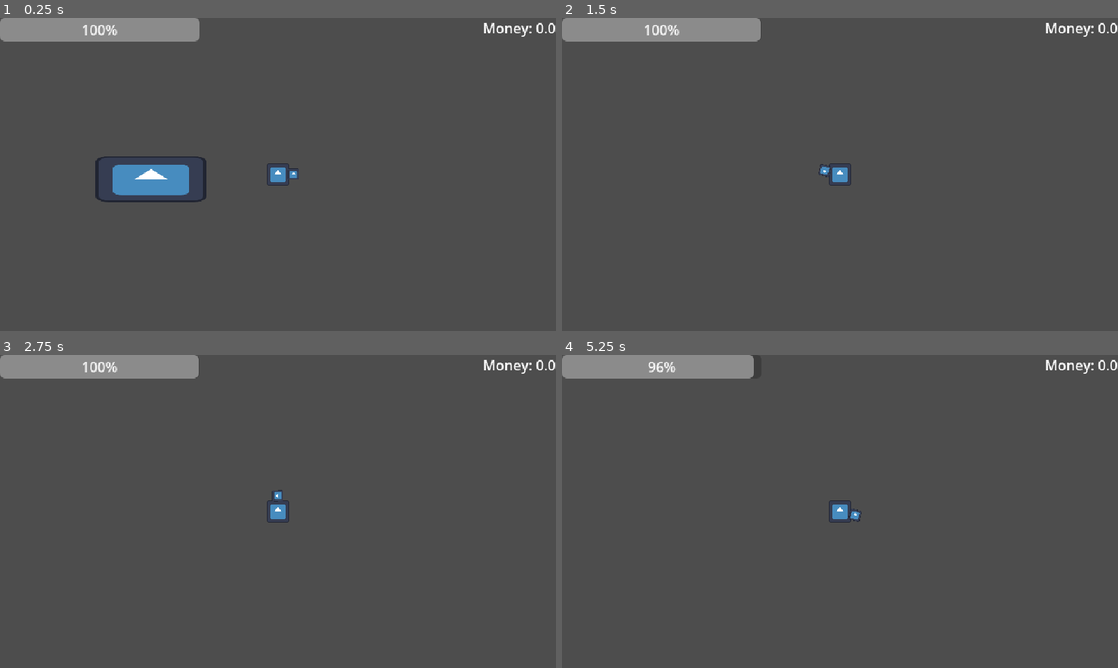
Above: before the commit, frames 1-4 (two rows, left to right).
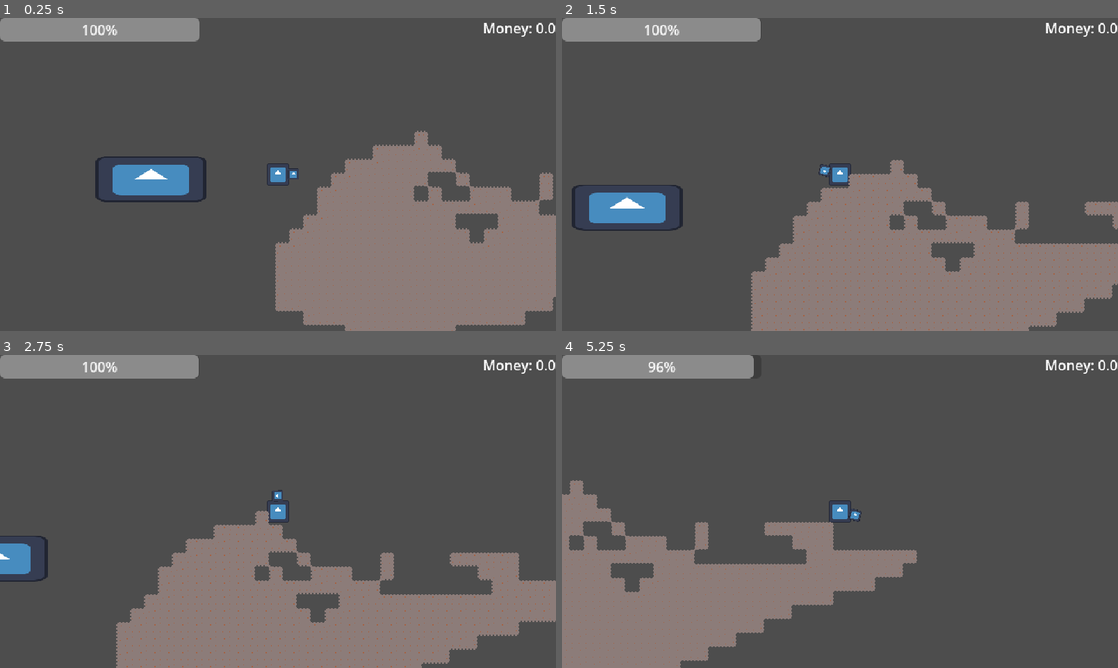
Above: after the commit, the same moments.

Repository: ahcinNejc/gwj-99
Game: Godot game, scene res://Testing/TestLevelWithBlock.tscn
Two runs of this game, one before a commit and one after it. Both use one fixed random seed, a clock stepped at 60 frames per second and the inputs below. Before the commit the project starts from res://Testing/TestLevel.tscn. The engine's default icon, where the game draws it, is replaced by a stand-in: a white triangle on a blue panel in a dark square.
Inputs (mouse positions are in pixels of both pictures, inside the frame that each line leads up to):
- Up to frame 1 (0.25 s): no input
- Up to frame 2 (1.5 s): move the mouse to (962, 158) at 0.52 s; hold D (move_right) from 0.53 s (still down); right-click (962, 158) at 0.6 s; tap Space (jump) at 0.77 s; move the mouse to (728, 190) at 1.27 s; click (728, 190) at 1.35 s
- Up to frame 3 (2.75 s): tap Space (jump) at 1.52 s; move the mouse to (333, 442) at 2.02 s; release D (move_right) at 2.03 s; hold A (move_left) from 2.03 s (still down); tap E (interact) at 2.1 s
- Up to frame 4 (5.25 s): tap Enter at 2.75 s; move the mouse to (812, 574) at 2.77 s; release A (move_left) at 2.78 s; hold D (move_right) 2.78-4.28 s; right-click (812, 574) at 2.85 s; tap Space (jump) at 3.02, 3.77, 4.52 s; move the mouse to (1006, 558) at 3.52 s; press the mouse at (1006, 558) at 3.53 s; move the mouse to (673, 464) at 4.27 s; release the mouse at (673, 464) at 4.28 s; hold A (move_left) 4.28-5.03 s; tap E (interact) at 4.35 s; move the mouse to (867, 511) at 5.02 s; hold D (move_right) from 5.03 s (still down); right-click (867, 511) at 5.1 s

The runs differ from the first frame. In frame 1, 22% of the frame differs, in the area x 24-100%, y 36-100%; in frame 2, 24%, in the area x 1-100%, y 45-100%; in frame 3, 23%; in frame 4, 18%.

Commit message:
feat: material texture

Diff:
--- /dev/null
+++ b/diging-game/Testing/TestLevelWithBlock.tscn
@@ -0,0 +1,66 @@
+[gd_scene format=3 uid="uid://c8ds0a2lrht57"]
+
+[ext_resource type="PackedScene" uid="uid://d0pq1hswftwuv" path="res://scenes/shop.tscn" id="1_j0r27"]
+[ext_resource type="PackedScene" uid="uid://cb3oadbagsbvh" path="res://Scenes/player.tscn" id="2_txhx8"]
+[ext_resource type="Script" uid="uid://tvhquhkwjrsp" path="res://scripts/UI/energy_bar.gd" id="3_u0rmp"]
+[ext_resource type="Script" uid="uid://dy13pe5ursemt" path="res://scripts/UI/ores_container.gd" id="4_efxom"]
+[ext_resource type="PackedScene" uid="uid://bip5srg2q6vbp" path="res://scenes/UI/OreInventoryIcon.tscn" id="5_3cjsn"]
+[ext_resource type="Script" uid="uid://c0thfc58ykevm" path="res://testing/money_label.gd" id="6_s7kyf"]
+[ext_resource type="PackedScene" uid="uid://cjlqxo6sa6unl" path="res://scenes/world_grid/world_grid.tscn" id="7_txhx8"]
+
+[sub_resource type="RectangleShape2D" id="RectangleShape2D_5r1x3"]
+size = Vector2(948, 282)
+
+[node name="TestLevel" type="Node2D" unique_id=1243193336]
+
+[node name="Shop" parent="." unique_id=1212234807 instance=ExtResource("1_j0r27")]
+position = Vector2(-31, 199)
+
+[node name="Player" parent="." unique_id=1680850489 instance=ExtResource("2_txhx8")]
+position = Vector2(115, 165)
+
+[node name="Camera2D" type="Camera2D" parent="Player" unique_id=56938559]
+
+[node name="StaticBody2D" type="StaticBody2D" parent="." unique_id=115250200]
+
+[node name="CollisionShape2D" type="CollisionShape2D" parent="StaticBody2D" unique_id=2038831169]
+position = Vector2(162, 375)
+shape = SubResource("RectangleShape2D_5r1x3")
+
+[node name="UI" type="CanvasLayer" parent="." unique_id=527021041]
+
+[node name="ProgressBar" type="ProgressBar" parent="UI" unique_id=24381859 node_paths=PackedStringArray("player")]
+offset_right = 230.0
+offset_bottom = 27.0
+script = ExtResource("3_u0rmp")
+player = NodePath("../../Player")
+
+[node name="OresContainer" type="HBoxContainer" parent="UI" unique_id=1225154939]
+anchors_preset = 12
+anchor_top = 1.0
+anchor_right = 1.0
+anchor_bottom = 1.0
+grow_horizontal = 2
+grow_vertical = 0
+alignment = 1
+script = ExtResource("4_efxom")
+
+[node name="OreInventoryIcon" parent="UI/OresContainer" unique_id=89853600 instance=ExtResource("5_3cjsn")]
+visible = false
+layout_mode = 2
+
+[node name="OreInventoryIcon2" parent="UI/OresContainer" unique_id=1905810481 instance=ExtResource("5_3cjsn")]
+visible = false
+layout_mode = 2
+
+[node name="MoneyLabel" type="Label" parent="UI" unique_id=1046363460]
+anchors_preset = 1
+anchor_left = 1.0
+anchor_right = 1.0
+offset_left = -71.0
+offset_bottom = 23.0
+grow_horizontal = 0
+text = "Money: 0"
+script = ExtResource("6_s7kyf")
+
+[node name="WorldGrid" parent="." unique_id=1165291489 instance=ExtResource("7_txhx8")]
--- a/diging-game/project.godot
+++ b/diging-game/project.godot
@@ -11,7 +11,7 @@
 [application]
 
 config/name="Diging Game"
-run/main_scene="uid://cnfq1olgxprpv"
+run/main_scene="uid://c8ds0a2lrht57"
 config/features=PackedStringArray("4.7", "GL Compatibility")
 config/icon="res://icon.svg"
 
@@ -85,6 +85,7 @@
 
 [rendering]
 
+textures/canvas_textures/default_texture_filter=0
 rendering_device/driver.windows="d3d12"
 renderer/rendering_method="gl_compatibility"
 renderer/rendering_method.mobile="gl_compatibility"
--- a/diging-game/scenes/world_grid/world_grid.gd
+++ b/diging-game/scenes/world_grid/world_grid.gd
@@ -3,18 +3,19 @@
 @onready var data_layer: TileMapLayer = $DataLayer
 @onready var display_layer: TileMapLayer = $DisplayLayer
 
-const SOURCE_ID := 0 # display_layer atlas ID
+const SOURCE_ID := 2 # display_layer atlas ID
 
 const FILLED_ATLAS := Vector2i(1, 0)
 
+# "Material": atlas_cords, tile_source_ID
 const MATERIAL_ATLAS := {
-	"Dirt": Vector2i(0, 0),
-	"Stone": Vector2i(1, 0),
-	"Copper": Vector2i(2, 0),
-	"Iron": Vector2i(3, 0),
-	"Gold": Vector2i(4, 0),
-	"Emerald": Vector2i(5, 0),
-	"Diamond": Vector2i(6, 0),
+	"Dirt": [Vector2i(0, 0), 0],
+	"Stone": [Vector2i(1, 0), 1],
+	"Copper": [Vector2i(2, 0), 2],
+	"Iron": [Vector2i(3, 0), 3],
+	"Gold": [Vector2i(4, 0), 4],
+	"Emerald": [Vector2i(5, 0), 5],
+	"Diamond": [Vector2i(6, 0), 6],
 }
 
 
@@ -33,13 +34,6 @@
 	for cell in data_layer.get_used_cells():
 		_update_around(cell)
 
-func set_filled(cell: Vector2i, filled: bool) -> void:
-	if filled:
-		data_layer.set_cell(cell, SOURCE_ID, FILLED_ATLAS)
-	else:
-		data_layer.erase_cell(cell)
-	_update_around(cell)
-
 func _update_around(data_cell: Vector2i) -> void:
 	for offset in AFFECTED:
 		_refresh_display_cell(data_cell + offset)
--- a/diging-game/scenes/world_grid/world_grid.tscn
+++ b/diging-game/scenes/world_grid/world_grid.tscn
@@ -1,20 +1,34 @@
 [gd_scene format=4 uid="uid://cjlqxo6sa6unl"]
 
 [ext_resource type="Script" uid="uid://c8o2gxgeo5mgc" path="res://scenes/world_grid/world_grid.gd" id="1_kp88d"]
-[ext_resource type="Texture2D" uid="uid://clsfo0ye7c7xr" path="res://assets/blocks/block.png" id="2_euf52"]
+[ext_resource type="Texture2D" uid="uid://clsfo0ye7c7xr" path="res://assets/blocks/dirt.png" id="2_euf52"]
 [ext_resource type="Texture2D" uid="uid://qyhvld5rv4k4" path="res://assets/blocks/data.png" id="2_osbf6"]
+[ext_resource type="Texture2D" uid="uid://dvrv1kq8kvstr" path="res://assets/blocks/stone.png" id="4_uc6xf"]
+[ext_resource type="Texture2D" uid="uid://khwk3qphqrqc" path="res://assets/blocks/copper.png" id="5_x5chd"]
+[ext_resource type="Texture2D" uid="uid://bhsoj8qadvvun" path="res://assets/blocks/iron.png" id="6_w00xg"]
+[ext_resource type="Texture2D" uid="uid://cfcwxbwosi870" path="res://assets/blocks/gold.png" id="7_ck67c"]
+[ext_resource type="Texture2D" uid="uid://cox1ewvheexp3" path="res://assets/blocks/emerald.png" id="8_ng7vx"]
+[ext_resource type="Texture2D" uid="uid://21urxa72djfh" path="res://assets/blocks/diamond.png" id="9_as4qr"]
 
 [sub_resource type="TileSetAtlasSource" id="TileSetAtlasSource_isnm5"]
 texture = ExtResource("2_osbf6")
 0:0/0 = 0
+0:0/0/physics_layer_0/polygon_0/points = PackedVector2Array(-8, -8, 8, -8, 8, 8, -8, 8)
 1:0/0 = 0
+1:0/0/physics_layer_0/polygon_0/points = PackedVector2Array(-8, -8, 8, -8, 8, 8, -8, 8)
 2:0/0 = 0
+2:0/0/physics_layer_0/polygon_0/points = PackedVector2Array(-8, -8, 8, -8, 8, 8, -8, 8)
 3:0/0 = 0
+3:0/0/physics_layer_0/polygon_0/points = PackedVector2Array(-8, -8, 8, -8, 8, 8, -8, 8)
 4:0/0 = 0
+4:0/0/physics_layer_0/polygon_0/points = PackedVector2Array(-8, -8, 8, -8, 8, 8, -8, 8)
 6:0/0 = 0
+6:0/0/physics_layer_0/polygon_0/points = PackedVector2Array(-8, -8, 8, -8, 8, 8, -8, 8)
 5:0/0 = 0
+5:0/0/physics_layer_0/polygon_0/points = PackedVector2Array(-8, -8, 8, -8, 8, 8, -8, 8)
 
 [sub_resource type="TileSet" id="TileSet_1l8k1"]
+physics_layer_0/collision_layer = 1
 sources/0 = SubResource("TileSetAtlasSource_isnm5")
 
 [sub_resource type="TileSetAtlasSource" id="TileSetAtlasSource_osbf6"]
@@ -36,8 +50,128 @@
 15:0/0 = 0
 0:0/0 = 0
 
+[sub_resource type="TileSetAtlasSource" id="TileSetAtlasSource_x5chd"]
+texture = ExtResource("4_uc6xf")
+1:0/0 = 0
+2:0/0 = 0
+3:0/0 = 0
+4:0/0 = 0
+5:0/0 = 0
+6:0/0 = 0
+7:0/0 = 0
+8:0/0 = 0
+9:0/0 = 0
+10:0/0 = 0
+11:0/0 = 0
+12:0/0 = 0
+13:0/0 = 0
+14:0/0 = 0
+15:0/0 = 0
+0:0/0 = 0
+
+[sub_resource type="TileSetAtlasSource" id="TileSetAtlasSource_w00xg"]
+texture = ExtResource("5_x5chd")
+1:0/0 = 0
+2:0/0 = 0
+3:0/0 = 0
+4:0/0 = 0
+5:0/0 = 0
+6:0/0 = 0
+7:0/0 = 0
+8:0/0 = 0
+9:0/0 = 0
+10:0/0 = 0
+11:0/0 = 0
+12:0/0 = 0
+13:0/0 = 0
+14:0/0 = 0
+15:0/0 = 0
+0:0/0 = 0
+
+[sub_resource type="TileSetAtlasSource" id="TileSetAtlasSource_ck67c"]
+texture = ExtResource("6_w00xg")
+1:0/0 = 0
+2:0/0 = 0
+3:0/0 = 0
+4:0/0 = 0
+5:0/0 = 0
+6:0/0 = 0
+7:0/0 = 0
+8:0/0 = 0
+9:0/0 = 0
+10:0/0 = 0
+11:0/0 = 0
+12:0/0 = 0
+13:0/0 = 0
+14:0/0 = 0
+15:0/0 = 0
+0:0/0 = 0
+
+[sub_resource type="TileSetAtlasSource" id="TileSetAtlasSource_ng7vx"]
+texture = ExtResource("7_ck67c")
+1:0/0 = 0
+2:0/0 = 0
+3:0/0 = 0
+4:0/0 = 0
+5:0/0 = 0
+6:0/0 = 0
+7:0/0 = 0
+8:0/0 = 0
+9:0/0 = 0
+10:0/0 = 0
+11:0/0 = 0
+12:0/0 = 0
+13:0/0 = 0
+14:0/0 = 0
+15:0/0 = 0
+0:0/0 = 0
+
+[sub_resource type="TileSetAtlasSource" id="TileSetAtlasSource_as4qr"]
+texture = ExtResource("8_ng7vx")
+1:0/0 = 0
+2:0/0 = 0
+3:0/0 = 0
+4:0/0 = 0
+5:0/0 = 0
+6:0/0 = 0
+7:0/0 = 0
+8:0/0 = 0
+9:0/0 = 0
+10:0/0 = 0
+11:0/0 = 0
+12:0/0 = 0
+13:0/0 = 0
+14:0/0 = 0
+15:0/0 = 0
+0:0/0 = 0
+
+[sub_resource type="TileSetAtlasSource" id="TileSetAtlasSource_asvtb"]
+texture = ExtResource("9_as4qr")
+1:0/0 = 0
+2:0/0 = 0
+3:0/0 = 0
+4:0/0 = 0
+5:0/0 = 0
+6:0/0 = 0
+7:0/0 = 0
+8:0/0 = 0
+9:0/0 = 0
+10:0/0 = 0
+11:0/0 = 0
+12:0/0 = 0
+13:0/0 = 0
+14:0/0 = 0
+15:0/0 = 0
+0:0/0 = 0
+
 [sub_resource type="TileSet" id="TileSet_blwib"]
 sources/0 = SubResource("TileSetAtlasSource_osbf6")
+sources/1 = SubResource("TileSetAtlasSource_x5chd")
+sources/2 = SubResource("TileSetAtlasSource_w00xg")
+sources/3 = SubResource("TileSetAtlasSource_ck67c")
+sources/4 = SubResource("TileSetAtlasSource_ng7vx")
+sources/5 = SubResource("TileSetAtlasSource_as4qr")
+sources/6 = SubResource("TileSetAtlasSource_asvtb")
 
 [node name="WorldGrid" type="Node2D" unique_id=1165291489]
 script = ExtResource("1_kp88d")
Binary file removed: diging-game/assets/blocks/block.png
Binary file added: diging-game/assets/blocks/copper.png
Not shown, added: diging-game/assets/blocks/copper.png.import
Binary file changed: diging-game/assets/blocks/data.png
Binary file added: diging-game/assets/blocks/diamond.png
Not shown, changed: diging-game/assets/blocks/diamond.png.import
Binary file added: diging-game/assets/blocks/dirt.png
Not shown, added: diging-game/assets/blocks/dirt.png.import
Binary file added: diging-game/assets/blocks/emerald.png
Not shown, added: diging-game/assets/blocks/emerald.png.import
Binary file added: diging-game/assets/blocks/gold.png
Not shown, added: diging-game/assets/blocks/gold.png.import
(and 4 more such lines)
